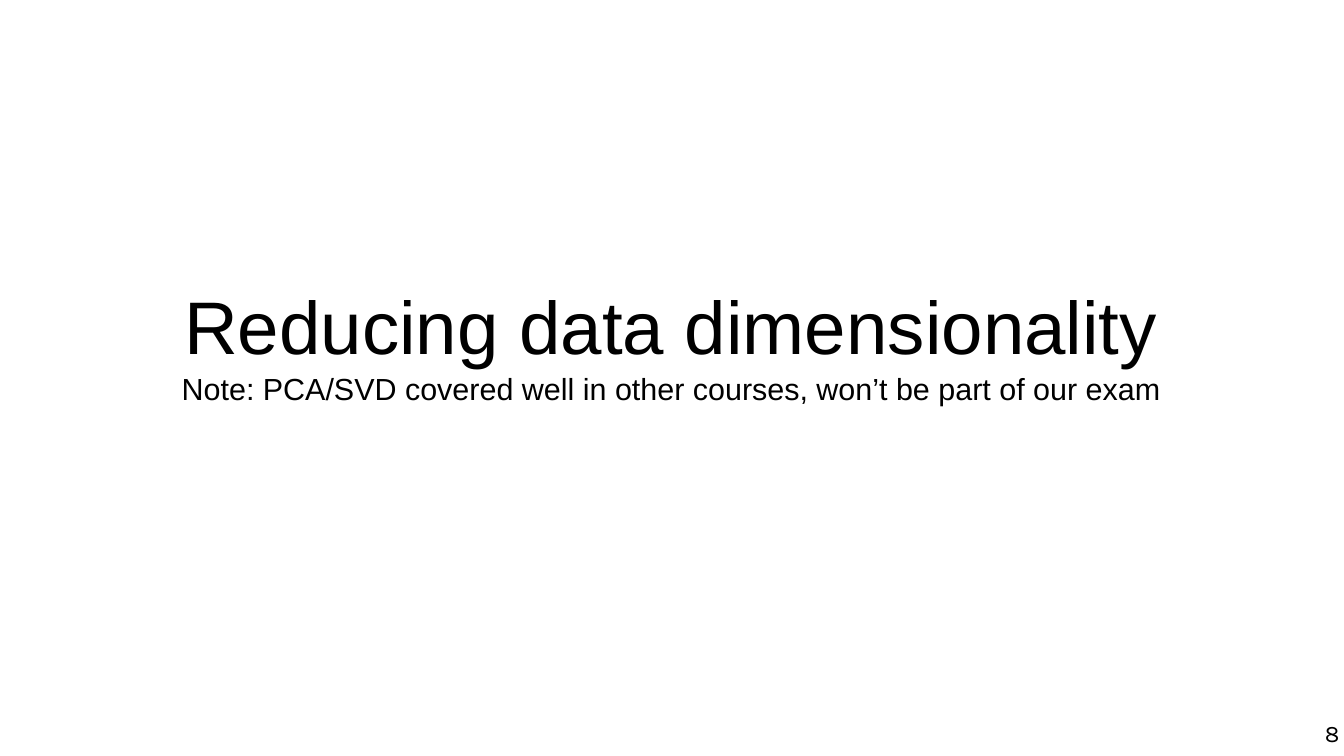
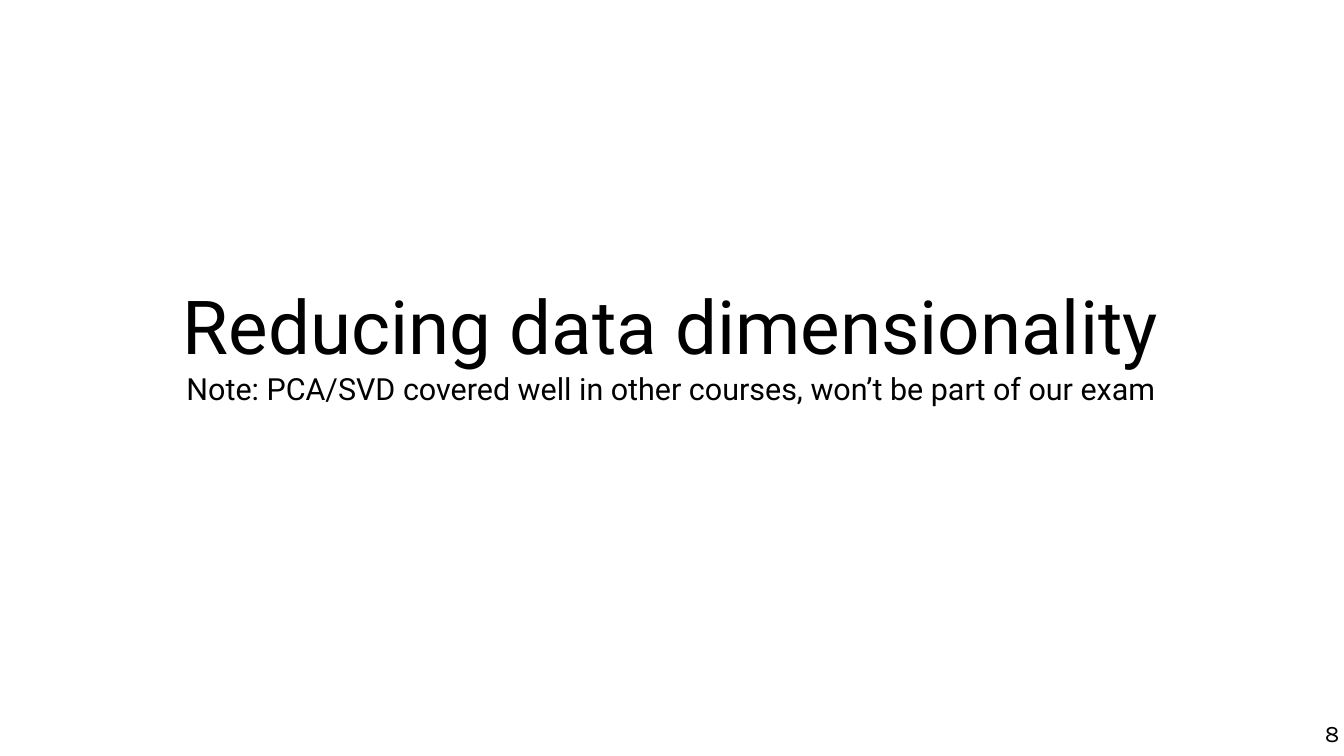
Before and after one commit to marco-calautti/data-mining-course, a slide deck: slide 8 of theory/odp/tt05_reduction.odp. Drawn at 1344x756 pixels with LibreOffice and Linux fonts; fonts in the diff are those of the drawing. Boxes give left, top, right and bottom in pixels: in the first picture for what was removed or moved away, otherwise in the second. Text is boxed around its words. In the diff, an @@ line names an element or a change of style, - is before the commit and + after.

```diff
--- a/theory/odp/tt05_reduction.odp
+++ b/theory/odp/tt05_reduction.odp
@@ title "Reducing data dimensionality Note: PCA/SVD ..." at [183, 298, 1157, 407]: font Arial to Roboto @@
```
Also in this commit, not shown: 23 other slides changed, 2 slides added, 1 slide removed, 10 other files.
